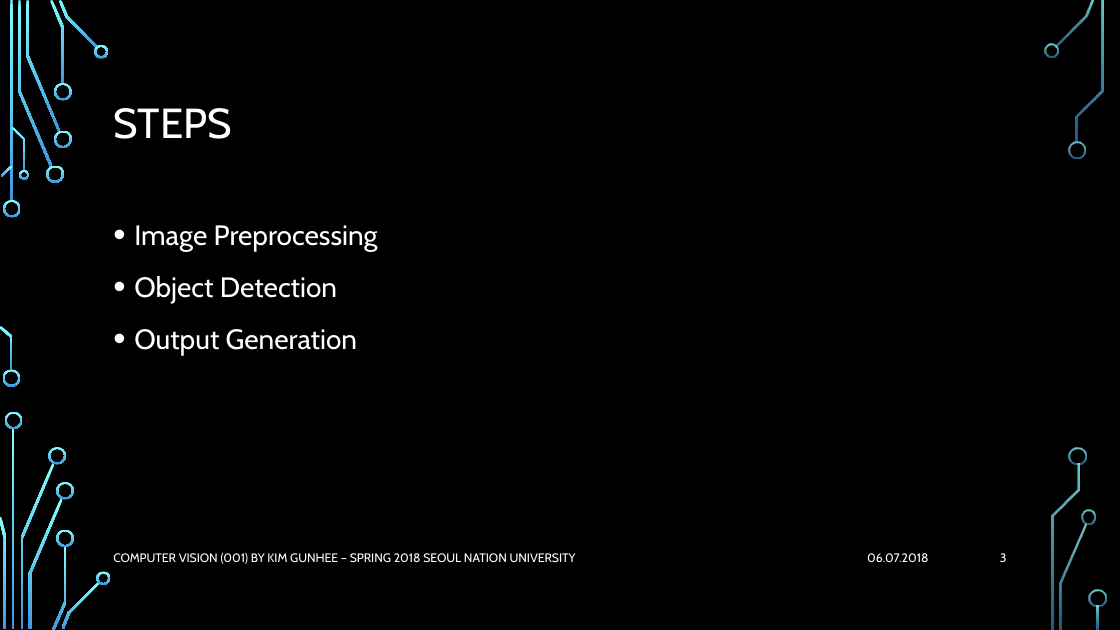
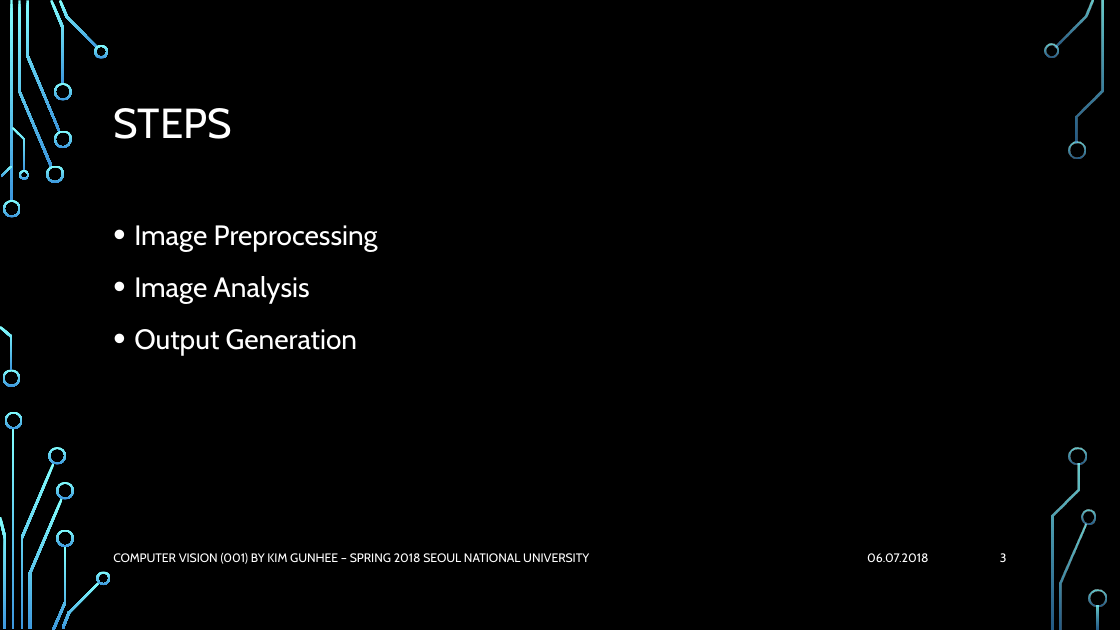
Before and after one commit to Flunzmas/CV_SNU_Group_Project, a slide deck: slide 3 of presentation/CV_Proj_Presentation_2.pptx. Drawn at 1120x630 pixels with LibreOffice and Linux fonts; fonts in the diff are those of the drawing; background and template pictures are left out. Boxes give left, top, right and bottom in pixels: in the first picture for what was removed or moved away, otherwise in the second. Text is boxed around its words. In the diff, an @@ line names an element or a change of style, - is before the commit and + after.

```diff
--- a/presentation/CV_Proj_Presentation_2.pptx
+++ b/presentation/CV_Proj_Presentation_2.pptx
@@ text at [134,276,310,304]: text changed @@
-• Object Detection
+• Image Analysis
@@ text at [113,553,589,564]: text changed @@
-COMPUTER VISION (001) BY KIM GUNHEE – SPRING 2018 SEOUL NATION UNIVERSITY
+COMPUTER VISION (001) BY KIM GUNHEE – SPRING 2018 SEOUL NATIONAL UNIVERSITY
```
Also in this commit, not shown: 10 other slides changed, 2 slides added.
